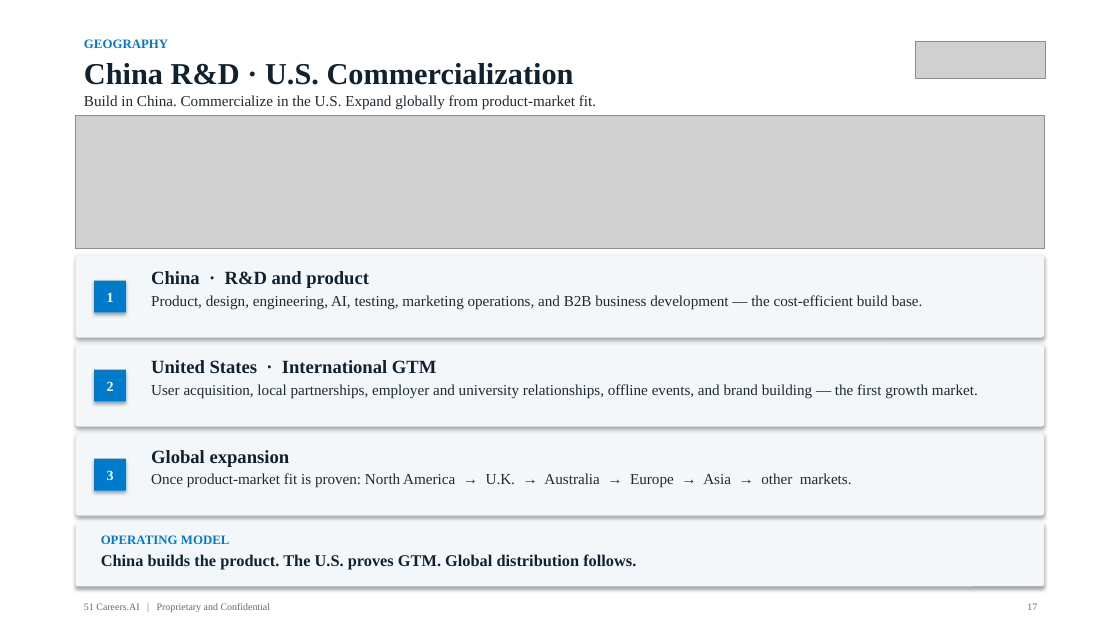
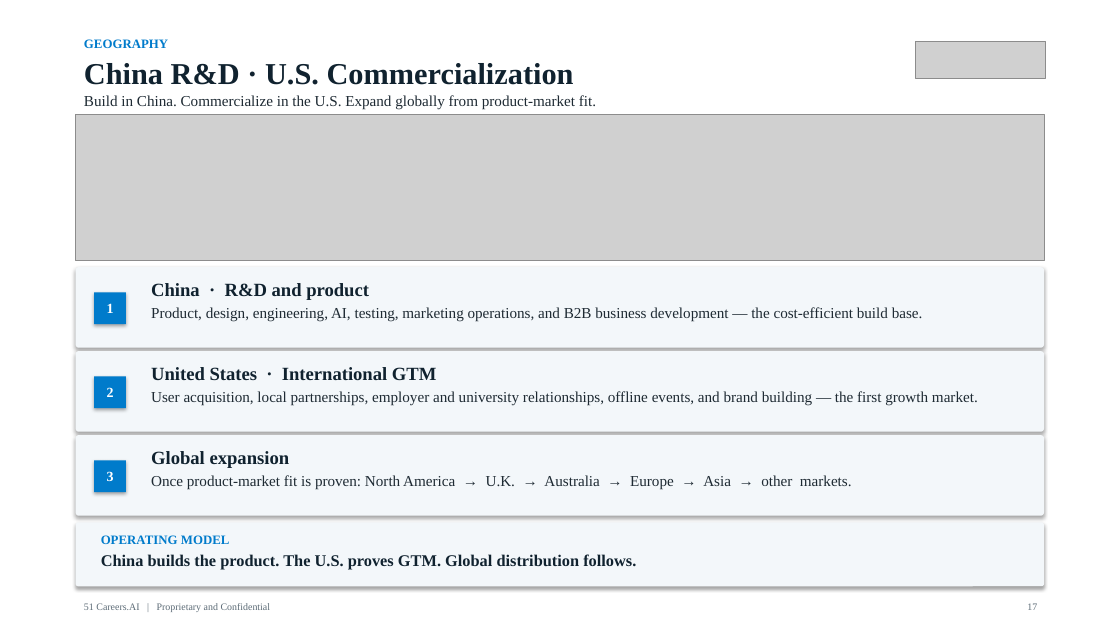
Before and after one commit to anthonyleedu/anthonyleedu, a slide deck: slide 17 of 51careers.ai Presentation_updated.pptx. Drawn at 1120x630 pixels with LibreOffice and Linux fonts; fonts in the diff are those of the drawing; grey boxes stand for pictures; background and template pictures are left out. Boxes give left, top, right and bottom in pixels: in the first picture for what was removed or moved away, otherwise in the second. Text is boxed around its words. In the diff, an @@ line names an element or a change of style, - is before the commit and + after.

```diff
--- a/51careers.ai Presentation_updated.pptx
+++ b/51careers.ai Presentation_updated.pptx
@@ picture: place and size @@
-picture at [76, 116, 1044, 249]
+picture at [76, 114, 1044, 260]
@@ 3 texts, 1 rounded rectangle, 1 rectangle: place and size @@
-3 texts, 1 rounded rectangle, 1 rectangle at [76, 255, 1044, 338]
+3 texts, 1 rounded rectangle, 1 rectangle at [76, 267, 1044, 348]
@@ 3 texts, 1 rounded rectangle, 1 rectangle: place and size @@
-3 texts, 1 rounded rectangle, 1 rectangle at [76, 344, 1044, 427]
+3 texts, 1 rounded rectangle, 1 rectangle at [76, 351, 1044, 432]
```
Also in this commit, not shown: 2 other slides changed, 5 other files.
